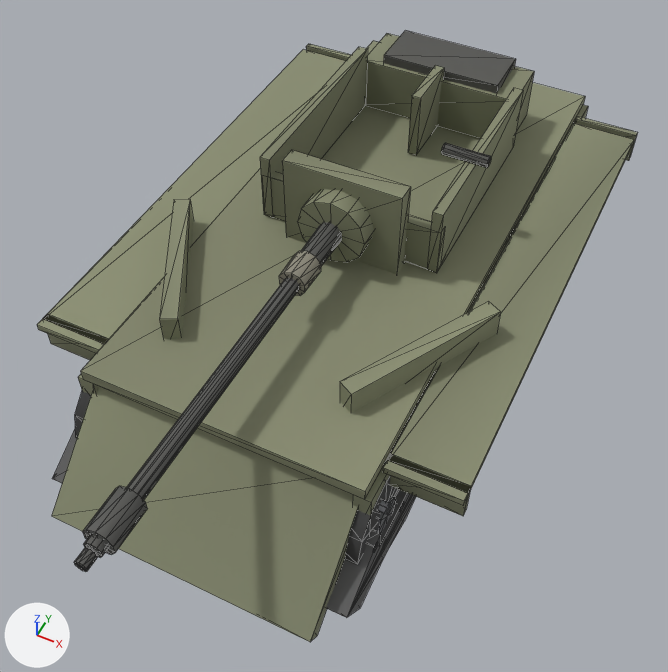
The glTF model client/assets/models/m18-hellcat.glb as it was, and as the next commit left it.
One viewpoint serves both versions: a camera (50 mm lens) standing at (2.51, -5.72, 6.61) and looking at (0.12, -0.94, 0.64). The axes (+X, +Y, +Z) are drawn at lower left. The lights are the same throughout. The first picture is the older version. Mesh edges are drawn as thin lines. Where no turn or scale is listed for an object, it has been applied to the vertices. Vertices at exactly the same position are counted once.

In view in the first picture: 'barrel', 'glacis', 'hullSide', 'hullTop', 'mantlet', 'tracks', 'turretFront', 'turretRear', 'turretRoof', 'turretSide', 'wheel12' and 1 more.
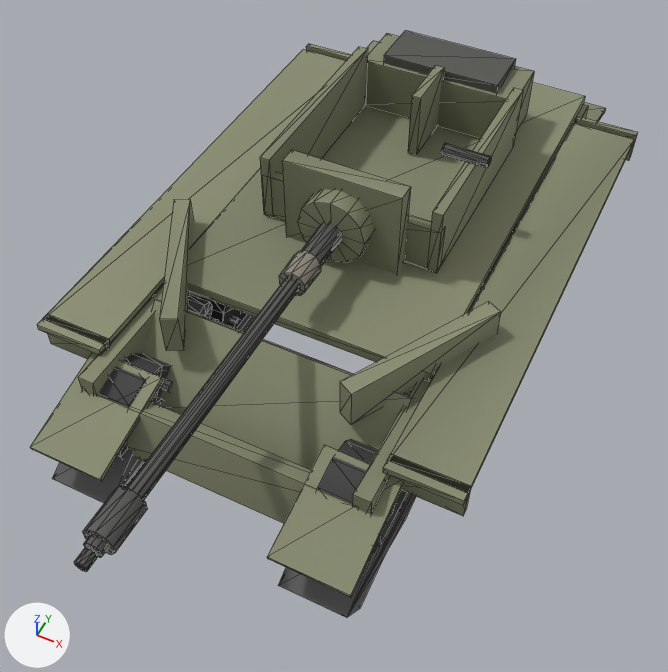
What changed in the scene script:
```text
Change me_mesh_14:
    used by ob_tracks; location = (0.0, 0.0, 0.0)
    remove me_mesh_14.from_pydata(...)  # 156 vertices, 288 faces; spans x -1.29..1.29, y -3.1..3.1, z 0.1..0.99
    add me_mesh_14.from_pydata(...)  # 188 vertices, 336 faces; spans x -1.34..1.34, y -3.14..3.1, z 0.1..1.08
    me_mesh_14 part 1
    16 vertices are added at x -1.34..0.7, y -3.14..3.1, z 0.8..1.08
    16 new vertices lie (0.64, 0.0, 0.0) away from vertices in x -1.34..0.7, y -3.14..3.1, z 0.8..1.08
    48 new faces join them
Change me_mesh_16:
    used by ob_glacis; location = (0.0, 0.0, 0.0)
    before: 0 (1.13, -2.39, 1.21), 1 (1.13, -3.35, 0.32) at pixel (310, 642), 2 (1.13, -2.29, 1.09), 3 (1.13, -3.24, 0.2) at pixel (317, 635), 4 (-1.13, -2.29, 1.09)
    before: 5 (-1.13, -3.24, 0.2), 6 (-1.13, -2.39, 1.21), 7 (-1.13, -3.35, 0.32) at pixel (51, 516)
    remove me_mesh_16.from_pydata(...)  # 8 vertices, 12 faces; spans x -1.13..1.13, y -3.35..-2.29, z 0.2..1.21
    add me_mesh_16.from_pydata(...)  # 8 vertices, 12 faces; spans x -1.13..1.13, y -2.39..-1.59, z 0.44..1.21
    me_mesh_16 part 2
    add for i in [0, 2, 4, 6]: me_mesh_16.vertices[i].co += Vector((0.0, 0.7, 0.0))
    add for i in [1, 3, 5, 7]: me_mesh_16.vertices[i].co += Vector((0.0, 0.95, 0.24))
Change me_mesh_19:
    used by ob_hulltop; location = (0.0, 0.0, 0.0)
    remove me_mesh_19.from_pydata(...)  # 8 vertices, 12 faces; spans x -1.18..1.18, y -2.6..2.6, z 1.15..1.25
    add me_mesh_19.from_pydata(...)  # 8 vertices, 12 faces; spans x -1.18..1.18, y -1.45..2.6, z 1.15..1.25
    me_mesh_19 part 3: the whole mesh is scaled about its middle by (1, 0.779, 1), then moved by (0.0, 0.58, 0.0)
```

Boxes [x1, y1, x2, y2] around the edits, measured in the pictures (668 x 672 px):
'hullTop', moved, rescaled (21% narrower, 26% shorter)
    before: [81, 41, 585, 500]
    after: [187, 41, 585, 382]
'glacis', reshaped
    before: [52, 387, 358, 642]
    after: [142, 300, 413, 470]
'tracks', reshaped (mostly hidden)
    before: [52, 430, 416, 618]
    after: [30, 102, 606, 618]
part 1 of me_mesh_14, added
    after: [30, 102, 606, 597]
'lowerPlate', unchanged, uncovered by the edit
    after: [97, 395, 353, 523]
'wheel5', unchanged, uncovered by the edit
    before: [75, 391, 91, 438]
    after: [98, 353, 172, 459]
